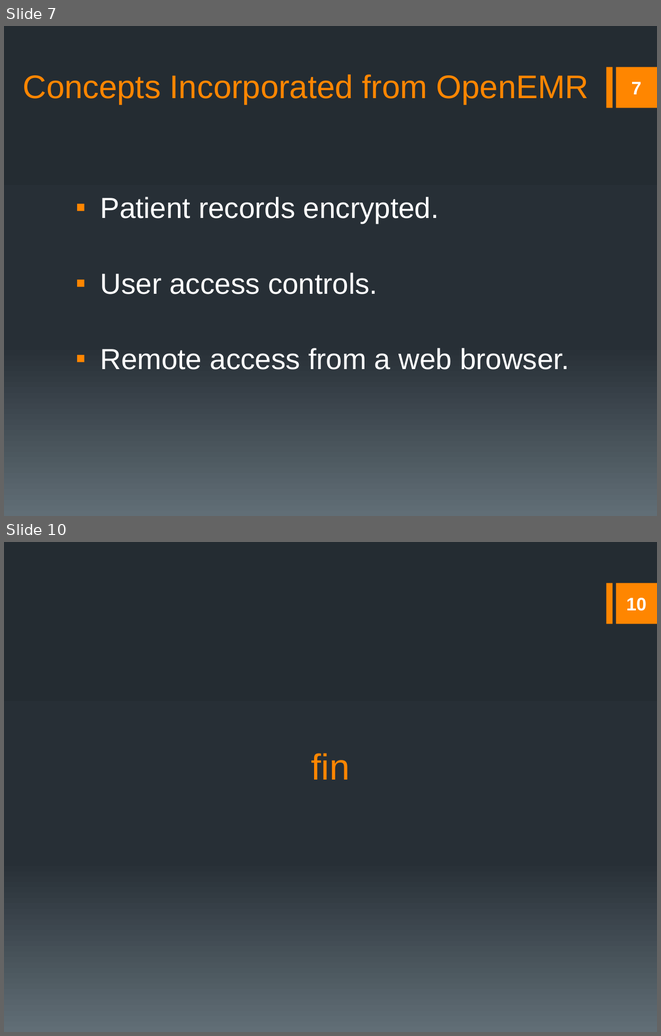
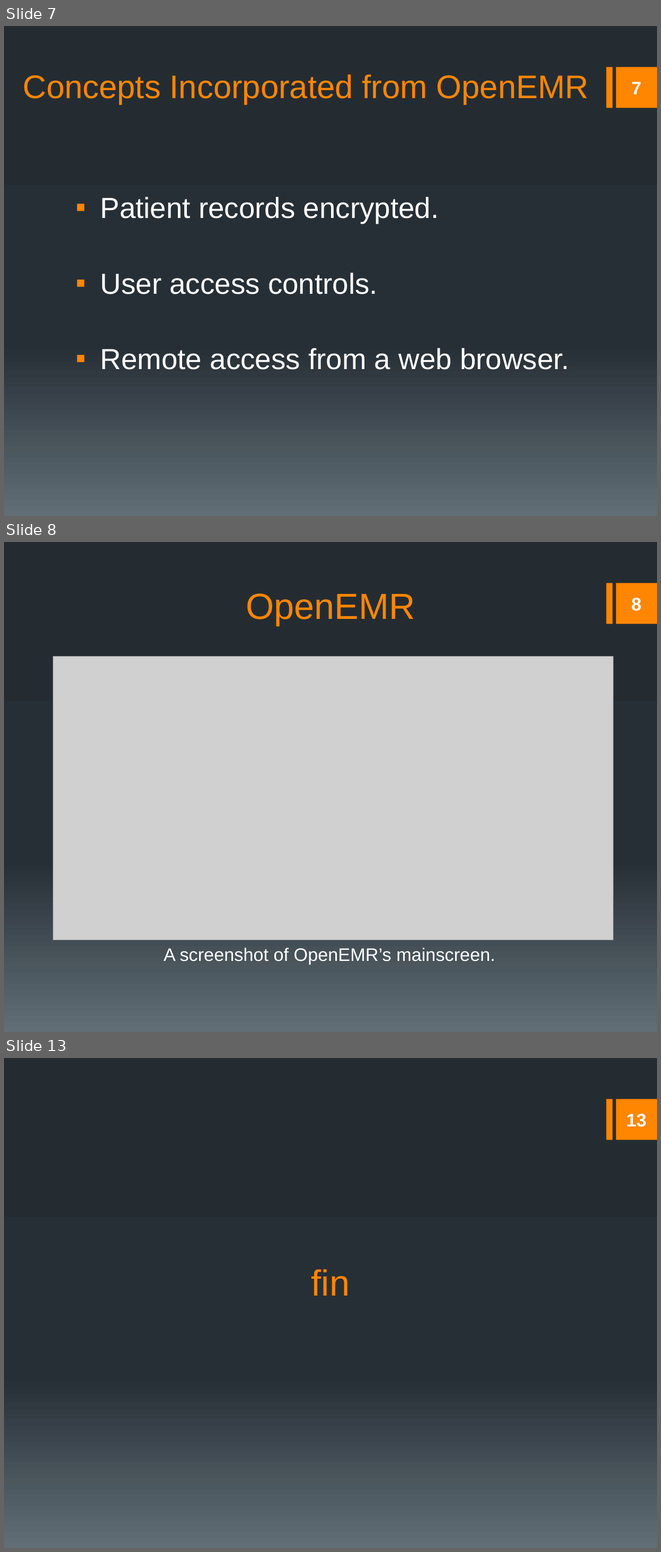
Before and after one commit to rmkane/semrs, a slide deck: Documentation/Final_Presentation.pptx. Shown one above the other, each under a label of ours: slides 7 and 10 before the commit, slides 7, 8 and 13 after it; the slides between them are not shown. The pictures are 661x1036 and 661x1552 pixels, drawn with LibreOffice and Linux fonts; fonts in the diff are those of the drawing; grey boxes stand for pictures. Boxes give left, top, right and bottom in pixels: in the first picture for what was removed or moved away, otherwise in the second. Text is boxed around its words. In the diff, an @@ line names an element or a change of style, - is before the commit and + after.

```diff
--- a/Documentation/Final_Presentation.pptx
+++ b/Documentation/Final_Presentation.pptx
@@ slide 8 added at bbox=[4, 542, 657, 1032], background gradient #242C33 to #273037 to #636D76; not listed: 2 template elements that a slide beside it also shows @@
@@ title added at bbox=[246, 593, 415, 626], 40 pt, text #FF8600 @@
+OpenEMR
@@ page number added at bbox=[632, 598, 642, 611], 20 pt, text #FFFFFF, bold @@
+8
@@ picture added at bbox=[53, 656, 613, 940] @@
@@ text added at bbox=[164, 947, 495, 964], 20 pt, text #FFFFFF @@
+A screenshot of OpenEMR’s mainscreen.
@@ what was slide 10 is now slide 13 @@
@@ page number at bbox=[626, 1114, 646, 1127]: text changed @@
-10
+13
```
Also in this commit, not shown: 3 slides changed, 4 other slides added, 2 slides removed, 1 other file.
